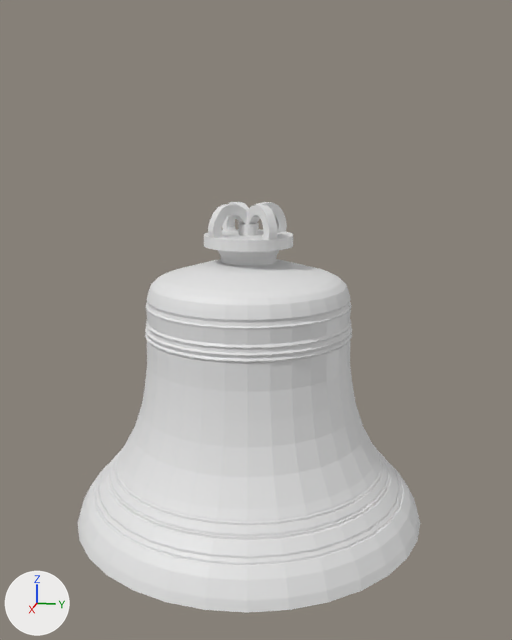
Two versions of the Blender file Assets/Models/Bells/big-bell-blend 1.blend, one commit apart.
Camera for both pictures: a 50 mm lens placed at (7.6, 1.6, 4.18), pointed at (-0.08, 0.07, 2.26). Every picture has the same lights, and +X, +Y and +Z are marked at lower left.

Objects in the first picture: 'Big_bell_whole', 'Cube'.
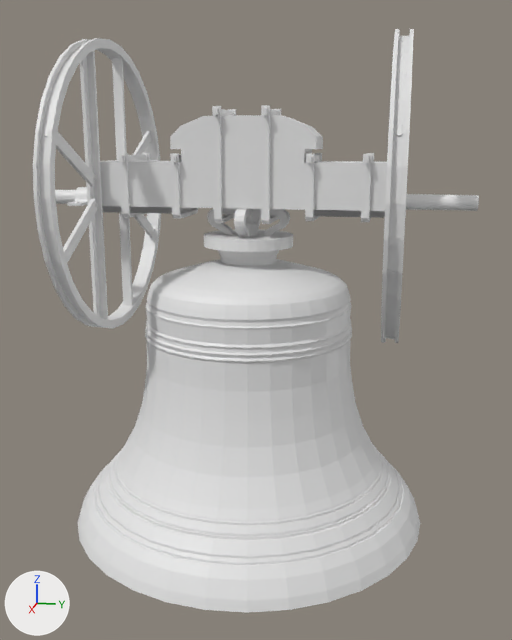
Commit message: added complete bell mechanism to models

Patch to the scene script:
```diff
--- a/Assets/Models/Bells/big-bell-blend 1.blend.py
+++ b/Assets/Models/Bells/big-bell-blend 1.blend.py
@@ me_plane_002 @@
-me_plane_002.from_pydata(...)  # 2369 vertices, 2368 faces; spans x -2.01..2.01, y -2.01..2.01, z -3.45..0.0
+me_plane_002.from_pydata(...)  # 2753 vertices, 2704 faces; spans x -2.01..2.01, y -2.01..2.01, z -3.45..0.13
+# me_plane_002 part 1: a new loose piece of 60 vertices spanning x -0.07..0.06, y -0.46..0.04, z -0.19..0.13
+# me_plane_002 part 2: a new loose piece of 60 vertices spanning x -0.04..0.45, y -0.06..0.05, z -0.19..0.13
+# me_plane_002 part 3: a new loose piece of 60 vertices spanning x -0.06..0.07, y -0.04..0.46, z -0.19..0.13
@@ ob_cube @@
-ob_cube = bpy.data.objects.new('Cube', me_cube_001)
@@ ob_big_bell_whole @@
 ob_big_bell_whole = bpy.data.objects.new('Big_bell_whole', me_plane_002)
+ob_big_bell_whole.parent = ob_swing_beam
+ob_big_bell_whole.matrix_parent_inverse = Matrix(((1.0, 0.0, 0.0, 0.0), (0.0, 1.0, 0.0, 0.0), (0.0, 0.0, 1.0, -3.874), (0.0, 0.0, 0.0, 1.0)))
 ob_big_bell_whole.location = (0.0, 0.0, 3.414)
@@ ob_swing_beam @@
+ob_swing_beam = bpy.data.objects.new('swing-beam', me_cube_005)  # 32 vertices, 21 faces, 1 loose edge; spans x 0.0..0.32, y 0.0..1.65, z -0.33..0.6; modifiers MIRROR
+ob_swing_beam.parent = ob_bell_mechanism
+ob_swing_beam.location = (0.0, 0.0, 3.874)
@@ ob_bell_mechanism @@
+ob_bell_mechanism = bpy.data.objects.new('bell-mechanism', None)
+ob_bell_mechanism.location = (0.0, 0.0, 3.617)
@@ ob_wheels @@
+ob_wheels = bpy.data.objects.new('wheels', me_cube_009)  # 1184 vertices, 784 faces; spans x -1.57..1.57, y -1.67..1.67, z -1.47..1.66
+ob_wheels.parent = ob_bell_mechanism
+ob_wheels.location = (0.0, 0.0, 3.617)
@@ ob_cudgeon_bracket @@
+ob_cudgeon_bracket = bpy.data.objects.new('cudgeon-bracket', me_plane_014)  # 117 vertices, 83 faces; spans x -0.242..0.312, y -0.302..0.082, z 0.0..0.183; modifiers MIRROR
+ob_cudgeon_bracket.parent = ob_bell_mechanism
+ob_cudgeon_bracket.location = (0.0, -1.873, 3.544)
@@ ob_cudgeon @@
+ob_cudgeon = bpy.data.objects.new('cudgeon', me_cylinder_005)  # 96 vertices, 67 faces; spans x -0.08..0.08, y -2.38..2.38, z -0.08..0.08
+ob_cudgeon.parent = ob_swing_beam
+ob_cudgeon.location = (0.0, 0.0, 3.617)
@@ ob_contraints @@
+ob_contraints = bpy.data.objects.new('contraints', me_cube_006)  # 102 vertices, 66 faces; spans x -0.427..0.004, y -1.311..-0.211, z 0.014..1.191; modifiers MIRROR
+ob_contraints.parent = ob_swing_beam
+ob_contraints.location = (0.0, 0.0, 3.378)
```

What differs and where, as boxes [x1, y1, x2, y2] in the pictures (512 x 640 px):
'Big_bell_whole', reshaped, moved
    before: [77, 223, 420, 613]
    after: [77, 208, 420, 613]
'wheels', added
    after: [33, 29, 414, 343]
'swing-beam', added
    after: [100, 115, 387, 211]
'contraints', added
    after: [119, 105, 374, 224]
'Cube', deleted
    before: [208, 202, 287, 239]
'cudgeon', added
    after: [55, 190, 479, 211]
'cudgeon-bracket', added
    after: [67, 187, 88, 206]
part 1 of me_plane_002, added
    after: [207, 208, 237, 235]
part 2 of me_plane_002, added
    after: [234, 209, 252, 237]
part 3 of me_plane_002, added
    after: [252, 209, 290, 236]
